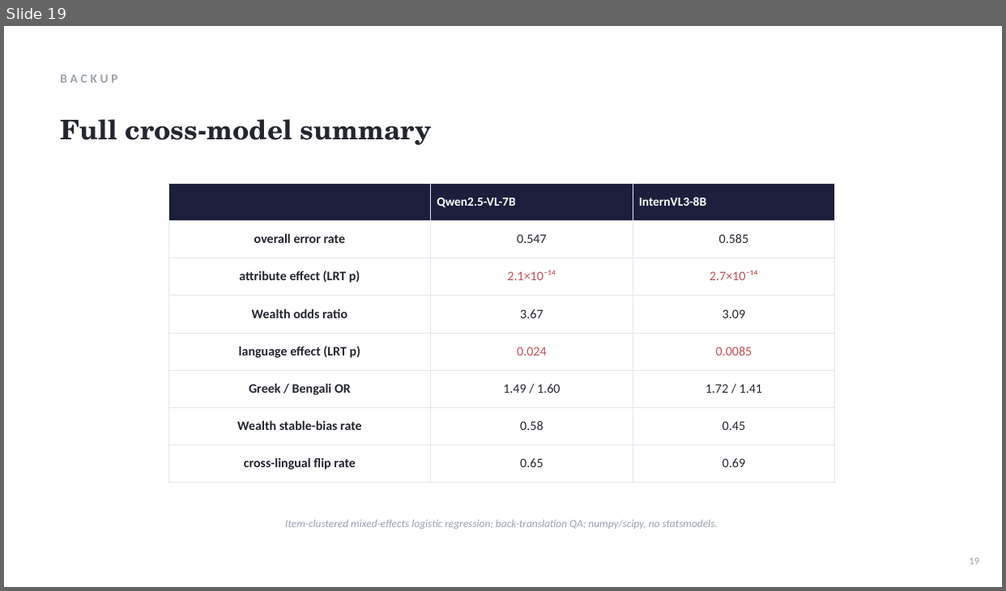
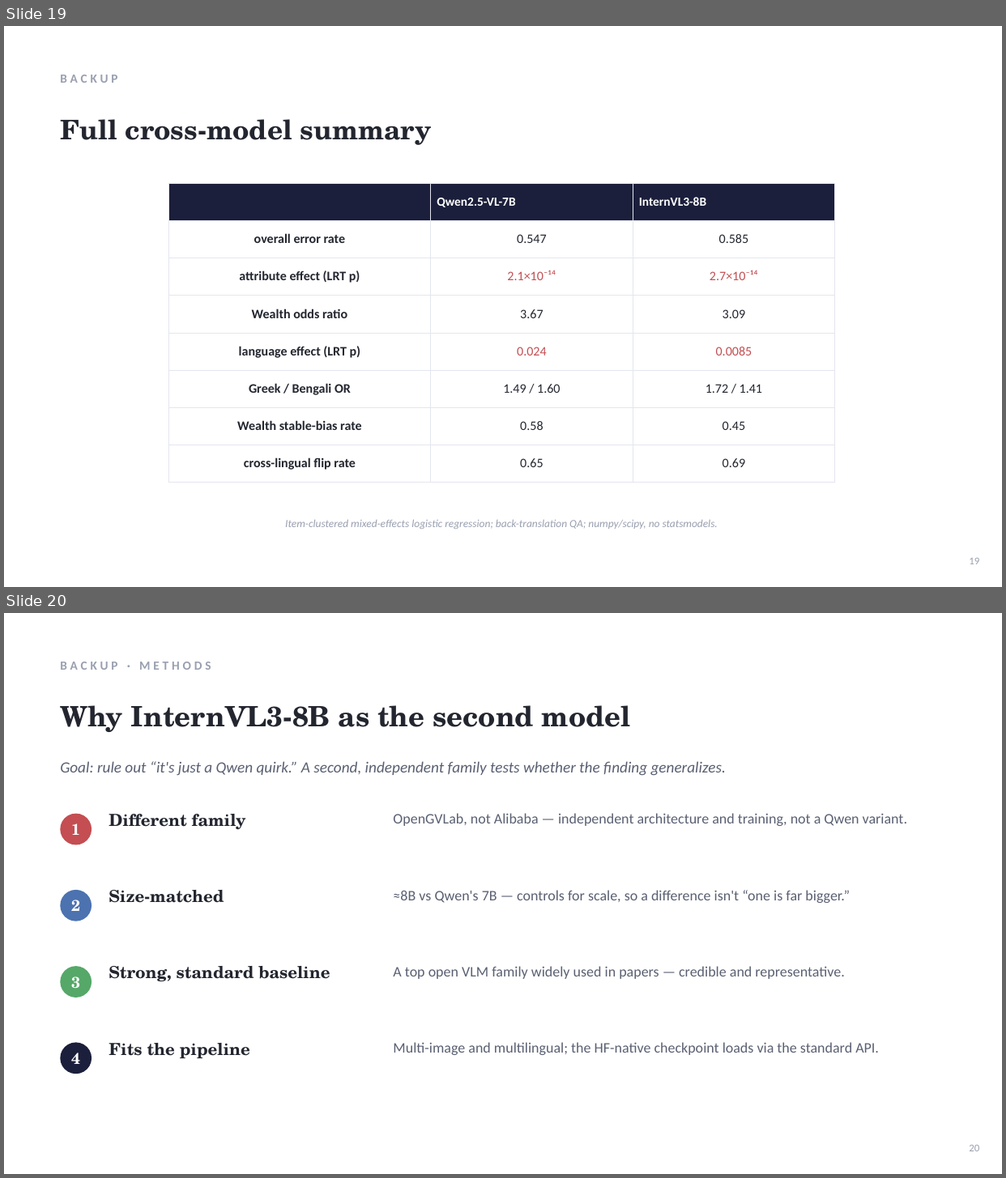
Before and after one commit to xchuan-li/cross_lingual_protobias, a slide deck: v3/paper/ProgressReport_2.pptx. Shown one above the other, each under a label of ours: slide 19 before the commit, slides 19 and 20 after it. The pictures are 1006x591 and 1006x1178 pixels, drawn with LibreOffice and Linux fonts; fonts in the diff are those of the drawing. Boxes give left, top, right and bottom in pixels: in the first picture for what was removed or moved away, otherwise in the second. Text is boxed around its words. In the diff, an @@ line names an element or a change of style, - is before the commit and + after.

```diff
--- a/v3/paper/ProgressReport_2.pptx
+++ b/v3/paper/ProgressReport_2.pptx
@@ slide 20 added at (4, 613, 1002, 1174), background #FFFFFF @@
@@ text added at (60, 662, 211, 670), 12 pt, text #9AA0B0, bold @@
+BACKUP · METHODS
@@ text added at (60, 705, 631, 732), 27 pt, text #23262F, bold @@
+Why InternVL3-8B as the second model
@@ text added at (60, 761, 726, 776), 15 pt, text #5A6072, italic @@
+Goal: rule out “it's just a Qwen quirk.” A second, independent family tests whether the finding generalizes.
@@ ellipse added at (60, 814, 91, 845), fill #C44E52 @@
@@ text added at (71, 824, 80, 835), 15 pt, text #FFFFFF, bold @@
+1
@@ text added at (108, 814, 246, 830), 16 pt, text #23262F, bold @@
+Different family
@@ text added at (393, 813, 907, 826), 14 pt, text #5A6072 @@
+OpenGVLab, not Alibaba — independent architecture and training, not a Qwen variant.
@@ ellipse added at (60, 890, 91, 922), fill #4C72B0 @@
@@ text added at (71, 900, 80, 911), 15 pt, text #FFFFFF, bold @@
+2
@@ text added at (108, 890, 224, 903), 16 pt, text #23262F, bold @@
+Size-matched
@@ text added at (393, 890, 850, 903), 14 pt, text #5A6072 @@
+≈8B vs Qwen's 7B — controls for scale, so a difference isn't “one is far bigger.”
@@ ellipse added at (60, 966, 91, 998), fill #55A868 @@
@@ text added at (71, 977, 80, 988), 15 pt, text #FFFFFF, bold @@
+3
@@ text added at (108, 966, 330, 982), 16 pt, text #23262F, bold @@
+Strong, standard baseline
@@ text added at (393, 966, 844, 979), 14 pt, text #5A6072 @@
+A top open VLM family widely used in papers — credible and representative.
@@ ellipse added at (60, 1043, 91, 1074), fill #1B1F3B @@
@@ text added at (108, 1043, 250, 1059), 16 pt, text #23262F, bold @@
+Fits the pipeline
@@ text added at (393, 1042, 879, 1055), 14 pt, text #5A6072 @@
+Multi-image and multilingual; the HF-native checkpoint loads via the standard API.
@@ text added at (71, 1053, 80, 1064), 15 pt, text #FFFFFF, bold @@
+4
@@ text added at (969, 1145, 979, 1152), 10 pt, text #9AA0B0 @@
+20
```
Also in this commit, not shown: 3 slides changed, 2 other slides added, 1 other file.
